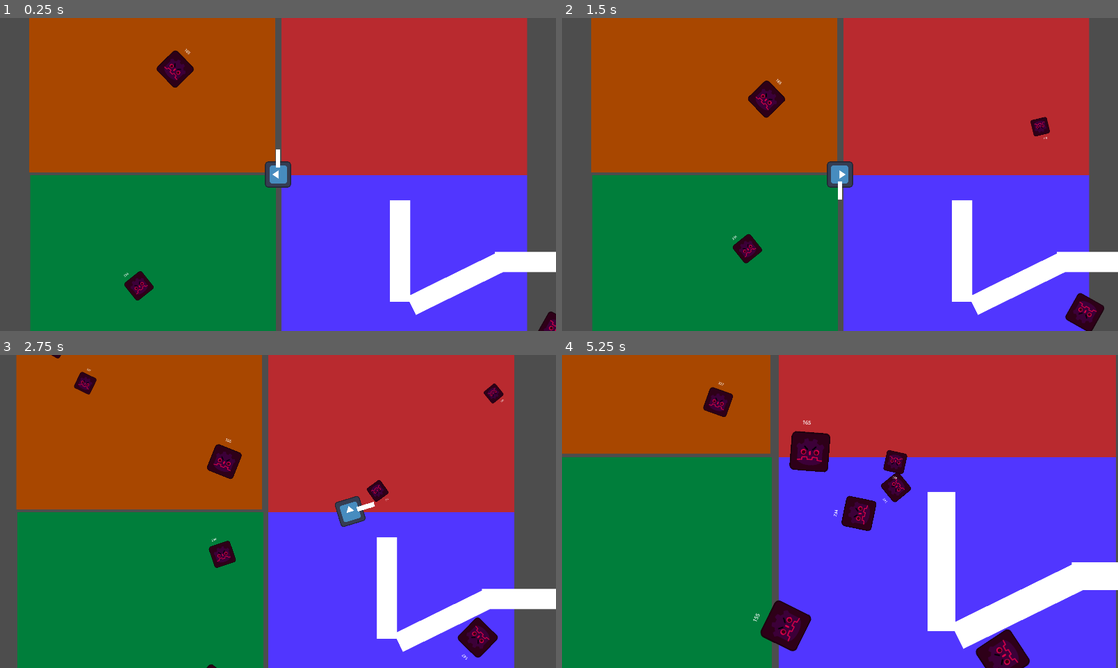
Above: before the commit, frames 1-4 (two rows, left to right).
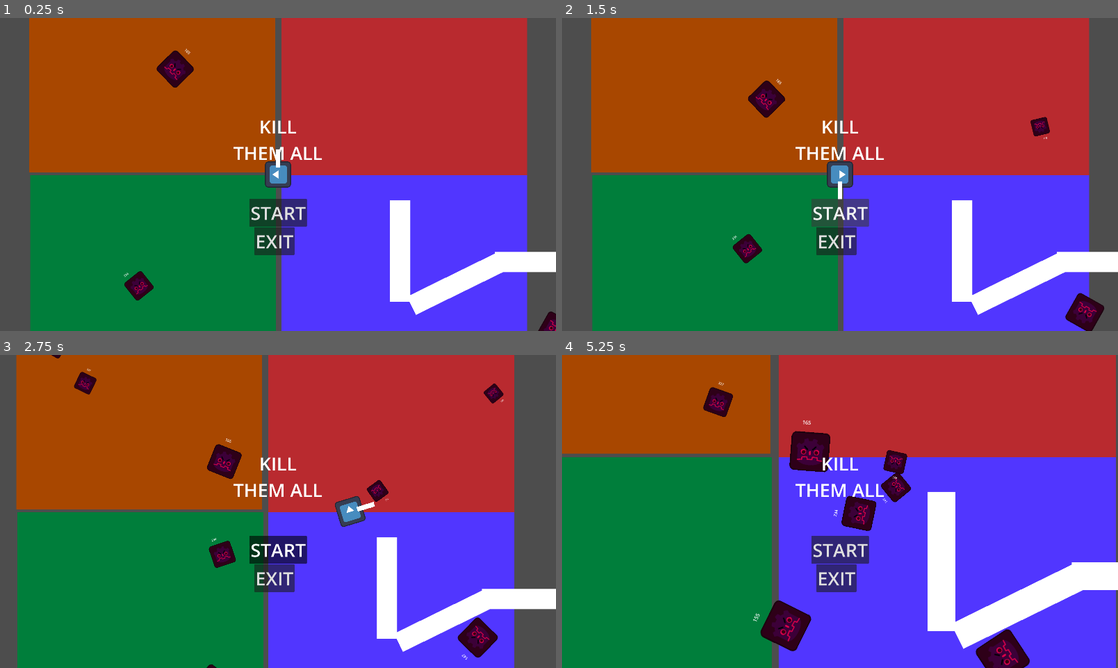
Above: after the commit, the same moments.

Repository: yasukawa426/top-down-shooter
Game: Godot game, scene res://scenes/main.tscn
Same seed, same stepped clock (60 frames per second), same inputs: the game is played once before the commit and once after it. The engine's default icon, where the game draws it, is replaced by a stand-in: a white triangle on a blue panel in a dark square.
Inputs (mouse positions are in pixels of both pictures, inside the frame that each line leads up to):
- Up to frame 1 (0.25 s): no input
- Up to frame 2 (1.5 s): click (840, 212) at 0.5 s, where only the run after the commit has a clickable "START"; click (840, 212) at 1.25 s, where only the run after the commit has a clickable "START"
- Up to frame 3 (2.75 s): move the mouse to (400, 495) at 2.02 s; hold D (move_right) from 2.03 s (still down); hold Space (shoot) from 2.03 s (still down)
- Up to frame 4 (5.25 s): move the mouse to (728, 527) at 2.77 s; release D (move_right) at 2.78 s; release Space (shoot) at 2.78 s; hold S (move_down) 2.78-3.53 s; tap Mouse wheel up (zoom_in) at 2.85 s; move the mouse to (895, 442) at 3.52 s; hold D (move_right) 3.53-4.28 s; hold Mouse wheel down (zoom_out) 3.53-4.28 s; move the mouse to (812, 574) at 4.27 s; hold W (move_up) 4.28-5.03 s; tap Space (shoot) at 4.35 s; move the mouse to (1006, 558) at 5.02 s; hold A (move_left) from 5.03 s (still down); hold Mouse wheel up (zoom_in) from 5.03 s (still down)

The runs differ from the first frame. In frame 1, 1.9% of the frame differs, in the area x 42-58%, y 32-76%; in frame 2, 1.9%; in frame 3, 1.9%; in frame 4, 2.0%.

Commit message:
feat: add HUD for start game, game over and gameplay

Diff:
--- /dev/null
+++ b/scenes/hud.gd
@@ -0,0 +1,39 @@
+extends CanvasLayer
+
+# start button pressed, time to start game
+signal start_game
+
+# Called when the node enters the scene tree for the first time.
+func _ready() -> void:
+	$GameplayControl.hide()
+	$GameOverControl.hide()
+
+func show_message(text):
+	$MessageLabel.text = text
+	$MessageLabel.show()
+	$MessageTimer.start()
+
+
+func show_game_over(score: int) -> void:
+	$GameplayControl.hide()
+
+	$GameOverControl/ColorRect/GameOverLabel.text = "SURVIVED " + str(score) + " SECONDS"
+	$GameOverControl.show()
+
+
+func _on_message_timer_timeout() -> void:
+	$MessageLabel.hide()
+
+
+func _on_exit_button_pressed() -> void:
+	get_tree().quit()
+
+
+func _on_start_button_pressed() -> void:
+	$GameplayControl.show()
+	$MenuControl.hide()
+	$GameOverControl.hide()
+	start_game.emit()
+
+func update_score(value: int) -> void:
+	$GameplayControl/TimeLabel.text = str(value)
--- a/scenes/main.tscn
+++ b/scenes/main.tscn
@@ -1,9 +1,188 @@
 [gd_scene format=3 uid="uid://casmc0sauekke"]
 
 [ext_resource type="PackedScene" uid="uid://clskme7odkbte" path="res://scenes/levels/test.tscn" id="1_o5qli"]
+[ext_resource type="Script" uid="uid://bhpii81b3taj2" path="res://scenes/hud.gd" id="2_0wfyh"]
 
 [node name="Main" type="Node2D" unique_id=885210974]
 
 [node name="Levels" type="Node2D" parent="." unique_id=614497408]
 
 [node name="Test" parent="Levels" unique_id=882016568 instance=ExtResource("1_o5qli")]
+
+[node name="HUD" type="CanvasLayer" parent="." unique_id=1244026159]
+process_mode = 3
+script = ExtResource("2_0wfyh")
+
+[node name="MessageTimer" type="Timer" parent="HUD" unique_id=454982096]
+wait_time = 2.0
+one_shot = true
+
+[node name="MenuControl" type="Control" parent="HUD" unique_id=1217899129]
+layout_mode = 3
+anchors_preset = 0
+offset_right = 40.0
+offset_bottom = 40.0
+
+[node name="MessageLabel" type="Label" parent="HUD/MenuControl" unique_id=1333822017]
+layout_mode = 1
+anchors_preset = 8
+anchor_left = 0.5
+anchor_top = 0.5
+anchor_right = 0.5
+anchor_bottom = 0.5
+offset_left = 774.0
+offset_top = 366.5
+offset_right = 1106.0
+offset_bottom = 431.5
+grow_horizontal = 2
+grow_vertical = 2
+theme_override_font_sizes/font_size = 64
+text = "KILL THEM ALL"
+horizontal_alignment = 1
+autowrap_mode = 2
+
+[node name="StartButton" type="Button" parent="HUD/MenuControl" unique_id=1144414824]
+layout_mode = 1
+anchors_preset = 7
+anchor_left = 0.5
+anchor_top = 1.0
+anchor_right = 0.5
+anchor_bottom = 1.0
+offset_left = 872.0
+offset_top = 607.0
+offset_right = 1008.0
+offset_bottom = 680.0
+grow_horizontal = 2
+grow_vertical = 0
+theme_override_font_sizes/font_size = 64
+text = "START"
+
+[node name="ExitButton" type="Button" parent="HUD/MenuControl" unique_id=1903461045]
+layout_mode = 1
+anchors_preset = 7
+anchor_left = 0.5
+anchor_top = 1.0
+anchor_right = 0.5
+anchor_bottom = 1.0
+offset_left = 872.0
+offset_top = 705.0
+offset_right = 982.0
+offset_bottom = 778.0
+grow_horizontal = 2
+grow_vertical = 0
+theme_override_font_sizes/font_size = 64
+text = "EXIT"
+
+[node name="GameplayControl" type="Control" parent="HUD" unique_id=1626085679]
+layout_mode = 3
+anchors_preset = 0
+offset_right = 40.0
+offset_bottom = 40.0
+
+[node name="WaveLabel" type="Label" parent="HUD/GameplayControl" unique_id=1365943279]
+layout_mode = 1
+anchors_preset = 5
+anchor_left = 0.5
+anchor_right = 0.5
+offset_left = 825.0
+offset_right = 1055.0
+offset_bottom = 65.0
+grow_horizontal = 2
+size_flags_vertical = 0
+theme_override_font_sizes/font_size = 64
+text = "Wave: WIP"
+
+[node name="TimeLabel" type="Label" parent="HUD/GameplayControl" unique_id=1395245453]
+layout_mode = 1
+offset_left = 24.0
+offset_right = 64.0
+offset_bottom = 65.0
+theme_override_font_sizes/font_size = 64
+text = "0"
+
+[node name="GameOverControl" type="Control" parent="HUD" unique_id=974439561]
+layout_mode = 3
+anchors_preset = 15
+anchor_right = 1.0
+anchor_bottom = 1.0
+grow_horizontal = 2
+grow_vertical = 2
+
+[node name="ColorRect" type="ColorRect" parent="HUD/GameOverControl" unique_id=1591954623]
+layout_mode = 1
+anchors_preset = 8
+anchor_left = 0.5
+anchor_top = 0.5
+anchor_right = 0.5
+anchor_bottom = 0.5
+offset_left = -224.0
+offset_top = -268.0
+offset_right = 224.0
+offset_bottom = 268.0
+grow_horizontal = 2
+grow_vertical = 2
+color = Color(0.016795876, 0.100442015, 0.21169323, 1)
+
+[node name="MessageLabel" type="Label" parent="HUD/GameOverControl/ColorRect" unique_id=777254090]
+layout_mode = 1
+anchors_preset = 5
+anchor_left = 0.5
+anchor_right = 0.5
+offset_left = -102.5
+offset_top = 8.0
+offset_right = 102.5
+offset_bottom = 73.0
+grow_horizontal = 2
+theme_override_font_sizes/font_size = 64
+text = "YOU DIED"
+
+[node name="GameOverLabel" type="Label" parent="HUD/GameOverControl/ColorRect" unique_id=2102620777]
+layout_mode = 1
+anchors_preset = 8
+anchor_left = 0.5
+anchor_top = 0.5
+anchor_right = 0.5
+anchor_bottom = 0.5
+offset_left = -152.0
+offset_top = -146.5
+offset_right = 152.0
+offset_bottom = -13.5
+grow_horizontal = 2
+grow_vertical = 2
+theme_override_font_sizes/font_size = 64
+text = "SURVIVED 2 SECONDS"
+horizontal_alignment = 1
+autowrap_mode = 2
+
+[node name="TryAgainButton" type="Button" parent="HUD/GameOverControl/ColorRect" unique_id=766646683]
+layout_mode = 1
+anchors_preset = 7
+anchor_left = 0.5
+anchor_top = 1.0
+anchor_right = 0.5
+anchor_bottom = 1.0
+offset_left = -149.0
+offset_top = -226.0
+offset_right = 152.0
+offset_bottom = -98.0
+grow_horizontal = 2
+grow_vertical = 0
+theme_override_font_sizes/font_size = 60
+text = "KILL THEM ALL"
+autowrap_mode = 2
+
+[node name="ExitButton" type="Button" parent="HUD/GameOverControl/ColorRect" unique_id=2057986492]
+layout_mode = 1
+anchors_preset = 7
+anchor_left = 0.5
+anchor_top = 1.0
+anchor_right = 0.5
+anchor_bottom = 1.0
+offset_left = -93.5
+offset_top = -89.0
+offset_right = 93.5
+offset_bottom = -16.0
+grow_horizontal = 2
+grow_vertical = 0
+theme_override_font_sizes/font_size = 64
+text = "GIVE UP"
Not shown, added: scenes/hud.gd.uid
